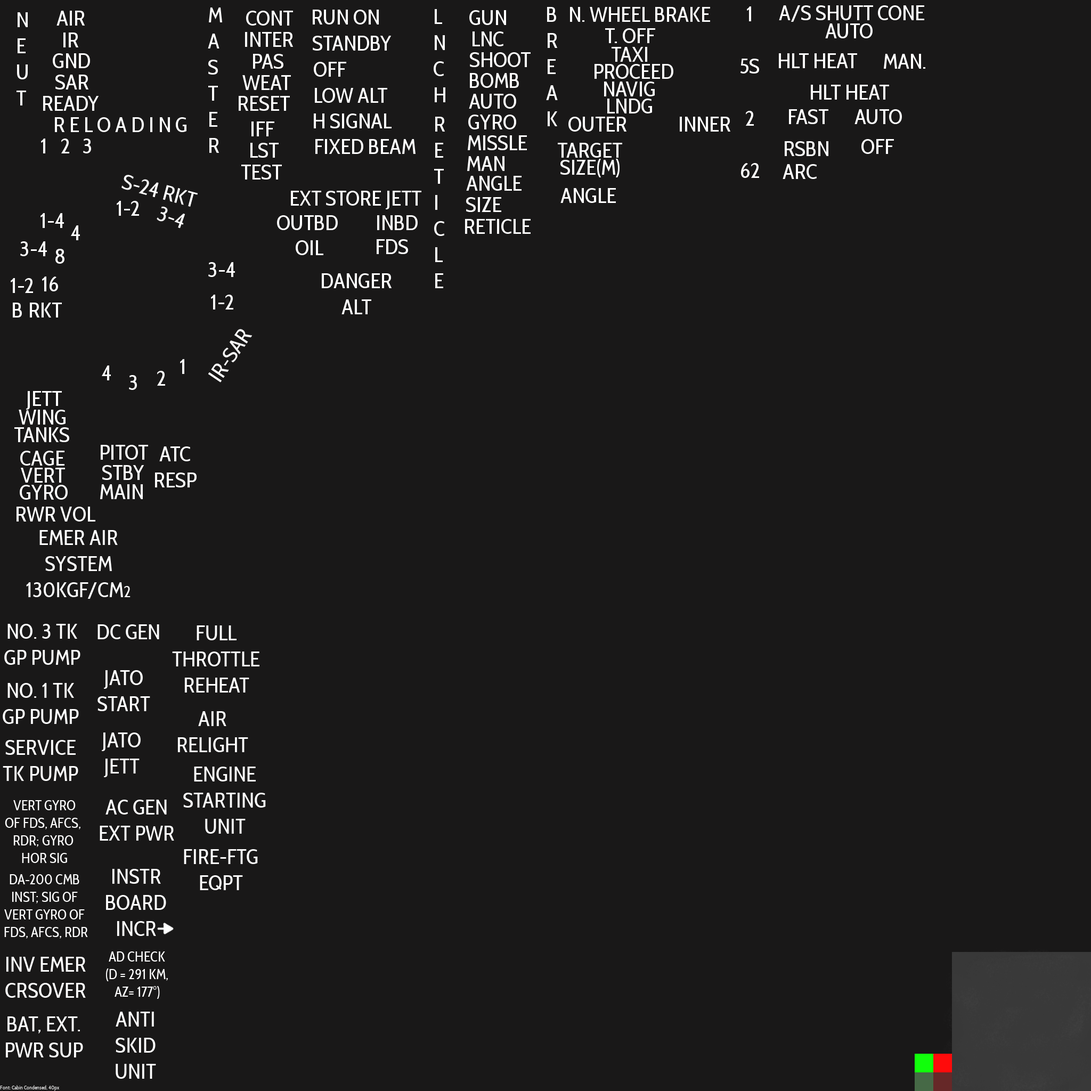
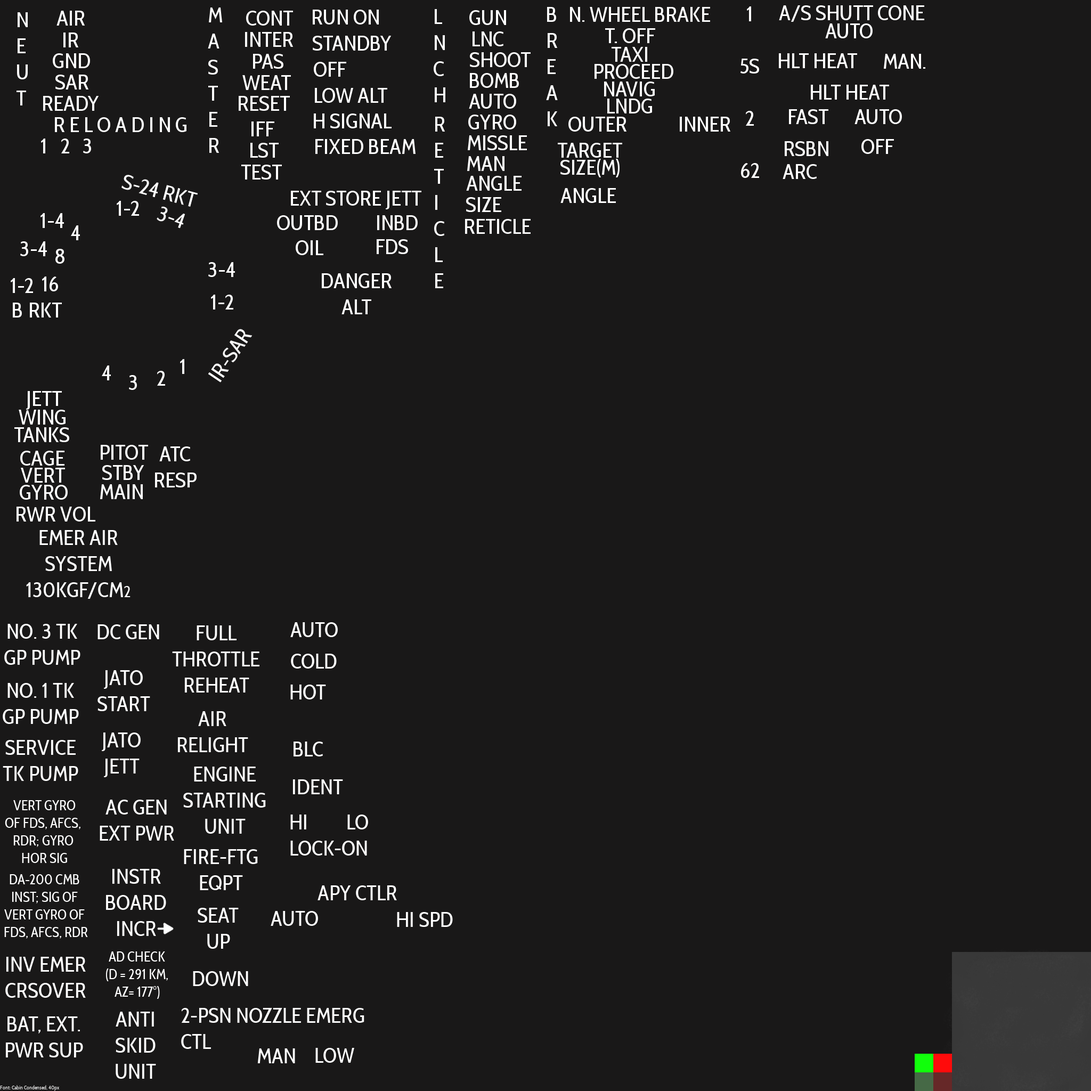
Layer changes from the first 1091 x 1091 image to the second:
added layer "LOW" above "MAN" over [315, 1048, 355, 1064]
added layer "MAN" above "HI SPD" over [257, 1048, 296, 1064]
added layer "HI SPD" above "AUTO #1" over [397, 912, 454, 928]
added layer "AUTO #1" above "APY CTLR" over [270, 911, 319, 927]
added layer "APY CTLR" above "HI LO ..." over [317, 885, 398, 901]
added layer "HI LO ..." above "IDENT" over [290, 814, 369, 856]
added layer "IDENT" above "BLC" over [292, 779, 344, 795]
added layer "BLC" above "HOT" over [293, 741, 323, 757]
added layer "HOT" above "COLD" over [290, 684, 327, 700]
added layer "COLD" above "AUTO" over [290, 653, 337, 669]
added layer "AUTO" above "2-PSN NOZZLE EMERG ..." over [290, 622, 338, 638]
added layer "2-PSN NOZZLE EMERG ..." above "DOWN" over [181, 1008, 365, 1050]
added layer "DOWN" above "SEAT ..." over [192, 971, 249, 987]
added layer "SEAT ..." above "AIR ..." over [197, 908, 239, 950]
